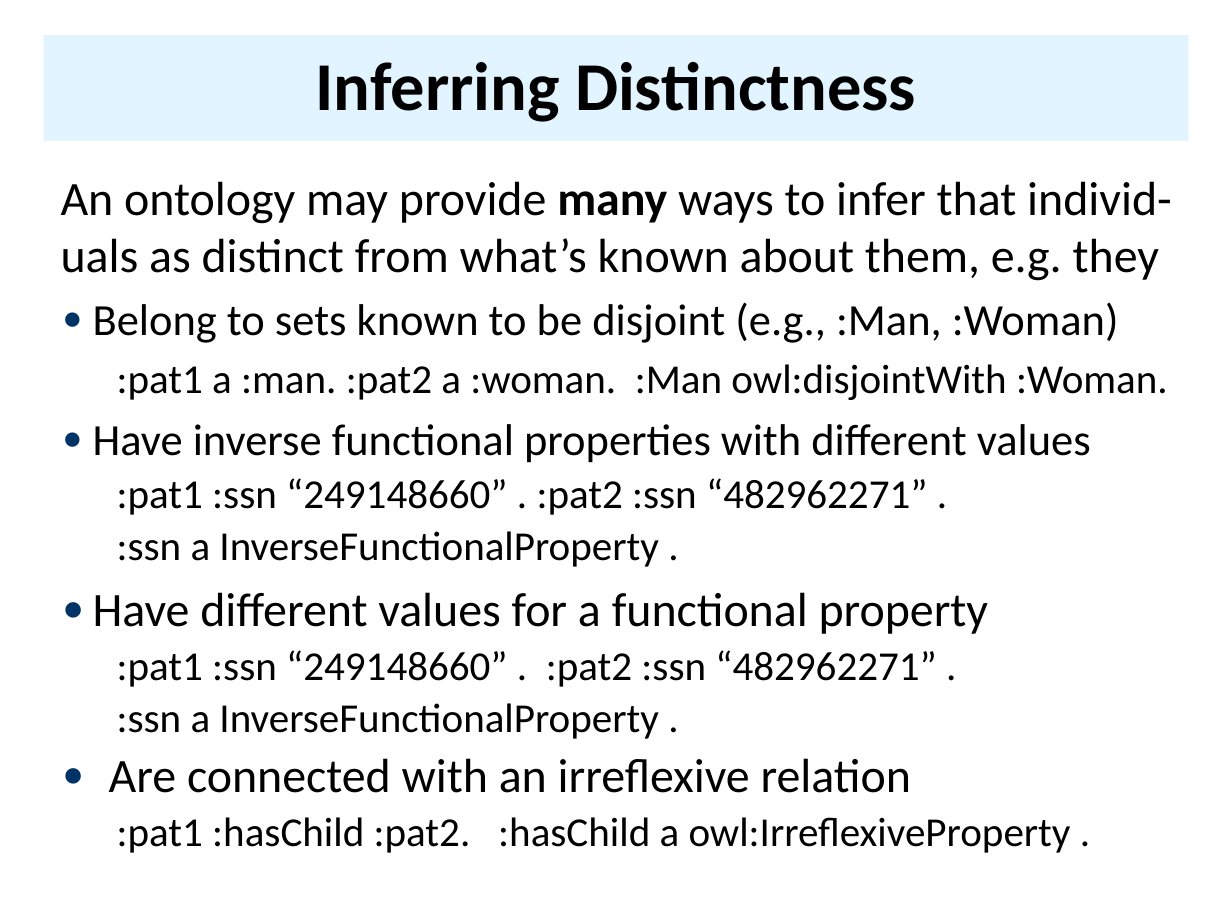
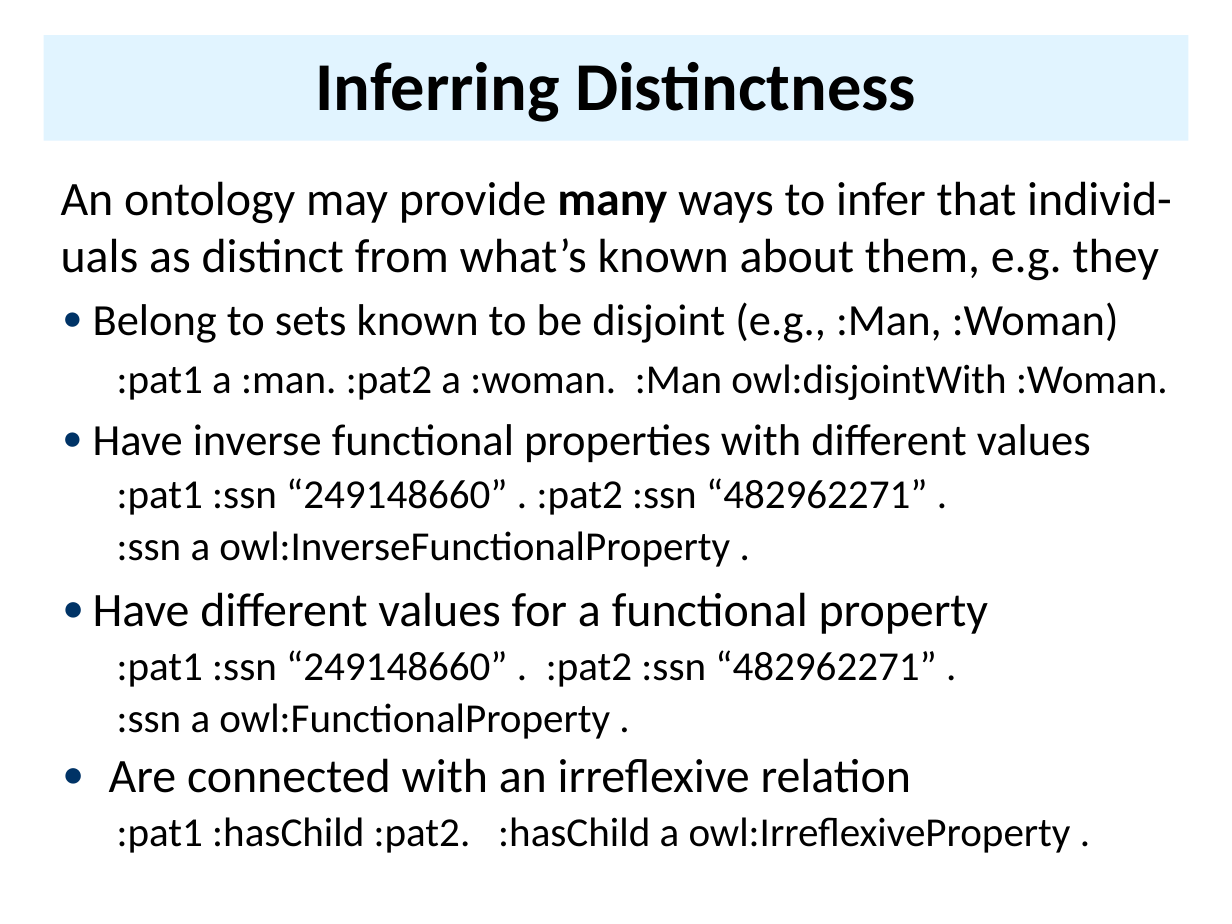
Before and after one commit to UMBC-CMSC-491-691-F19-Knowledge-Graphs/class_material, a slide deck: slide 67 of notes/07_owl/07OWL.pptx. Drawn at 1232x924 pixels with LibreOffice and Linux fonts; fonts in the diff are those of the drawing. Boxes give left, top, right and bottom in pixels: in the first picture for what was removed or moved away, otherwise in the second. Text is boxed around its words. In the diff, an @@ line names an element or a change of style, - is before the commit and + after.

```diff
--- a/notes/07_owl/07OWL.pptx
+++ b/notes/07_owl/07OWL.pptx
@@ text at <box>117,531,730,567</box>: text changed @@
-  :ssn a InverseFunctionalProperty .
+  :ssn a owl:InverseFunctionalProperty .
@@ text at <box>117,703,610,739</box>: text changed @@
-  :ssn a InverseFunctionalProperty .
+  :ssn a owl:FunctionalProperty .
```
Also in this commit, not shown: 1 other slide changed, 1 other file.
